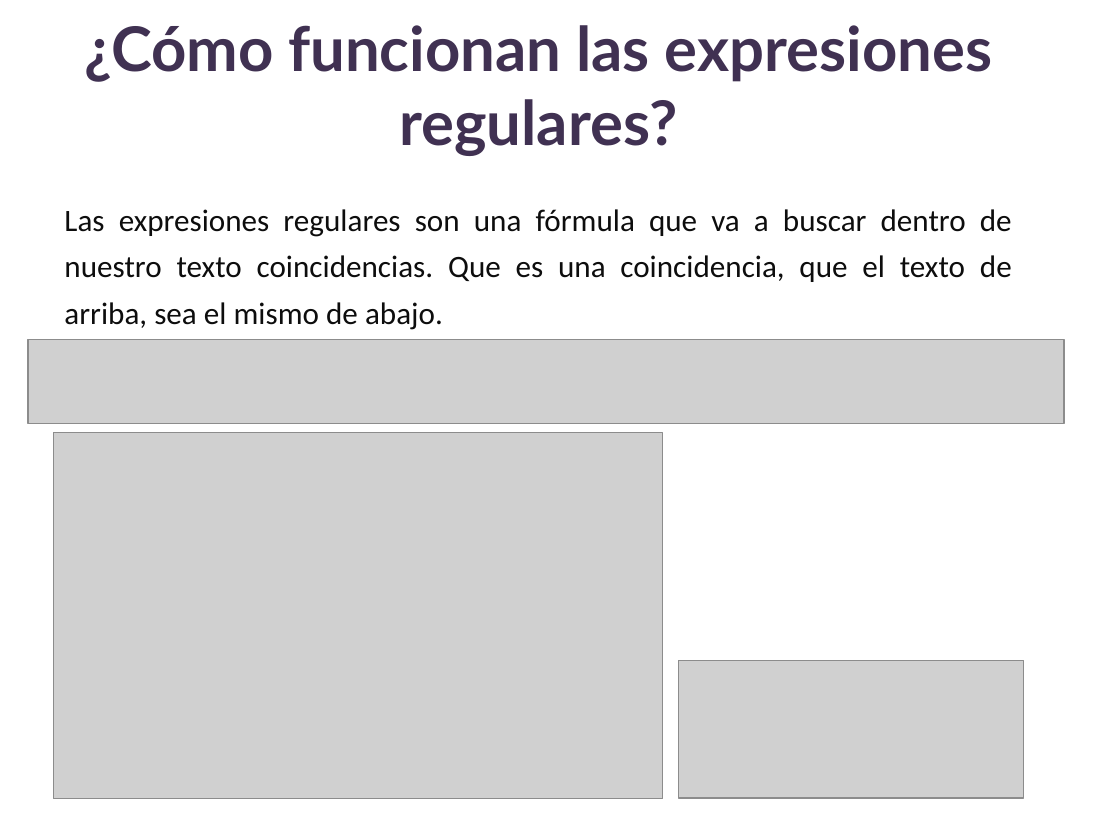
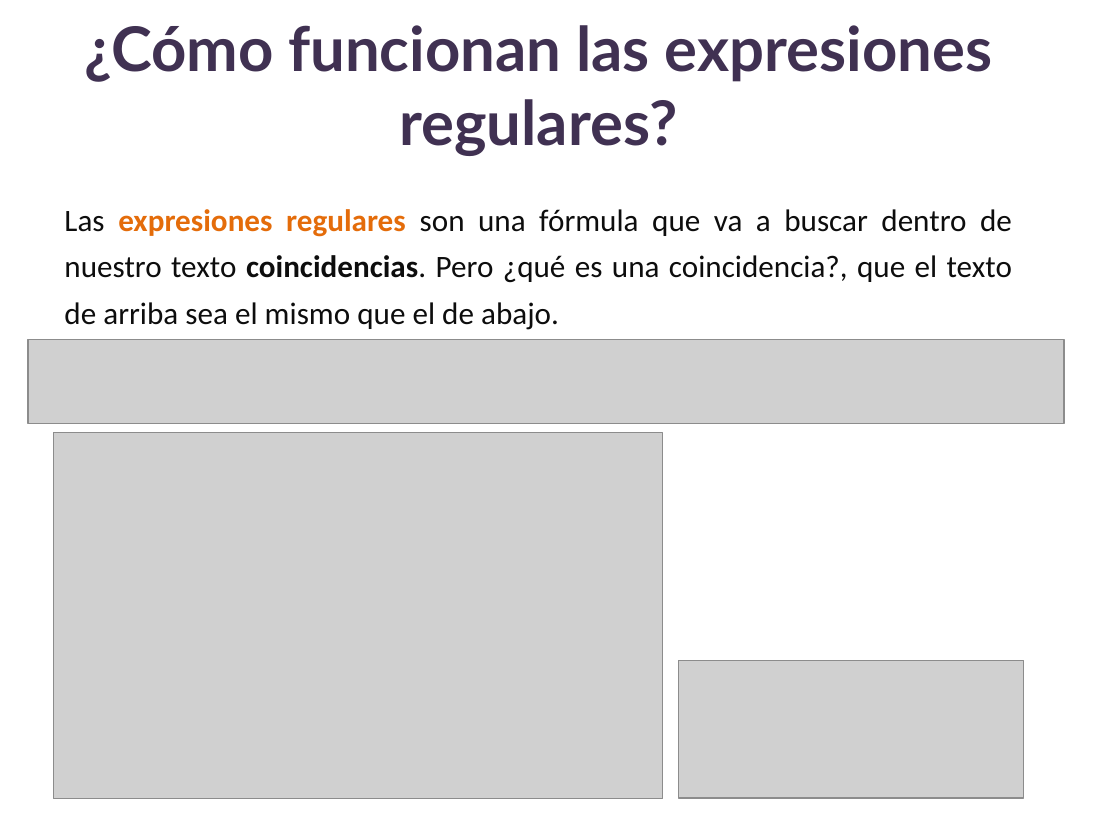
Before and after one commit to lizetheP/Analitica, a slide deck: slide 8 of Calendario2025/presentaciones/18_Expresiones_regulares.pptx. Drawn at 1120x840 pixels with LibreOffice and Linux fonts; fonts in the diff are those of the drawing; grey boxes stand for pictures. Boxes give left, top, right and bottom in pixels: in the first picture for what was removed or moved away, otherwise in the second. Text is boxed around its words. In the diff, an @@ line names an element or a change of style, - is before the commit and + after.

```diff
--- a/Calendario2025/presentaciones/18_Expresiones_regulares.pptx
+++ b/Calendario2025/presentaciones/18_Expresiones_regulares.pptx
@@ text at (64, 209, 1012, 330): text changed @@
-Las expresiones regulares son una fórmula que va a buscar dentro de nuestro texto coincidencias. Que es una coincidencia, que el texto de arriba, sea el mismo de abajo.
+Las expresiones regulares son una fórmula que va a buscar dentro de nuestro texto coincidencias. Pero ¿qué es una coincidencia?, que el texto de arriba sea el mismo que el de abajo.
```
Also in this commit, not shown: 6 other slides changed, 1 slide added, 1 slide removed, 3 other files.
